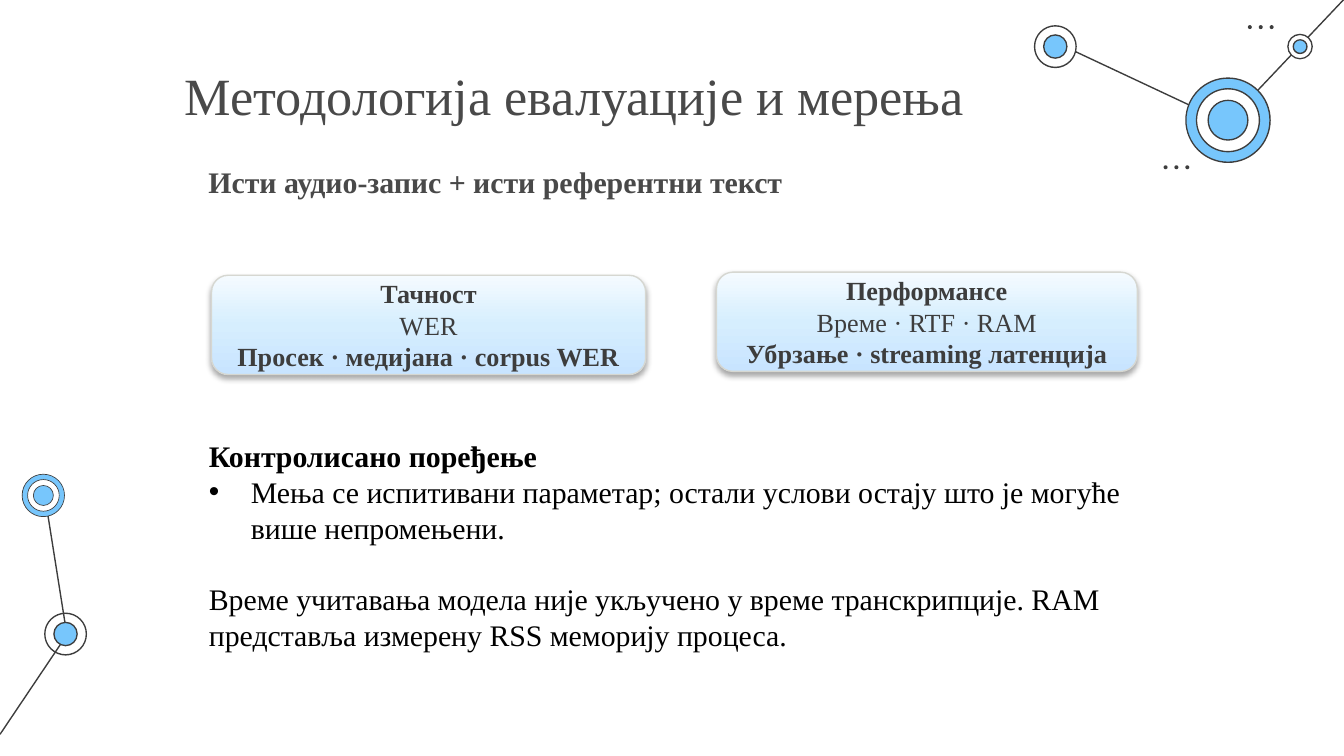
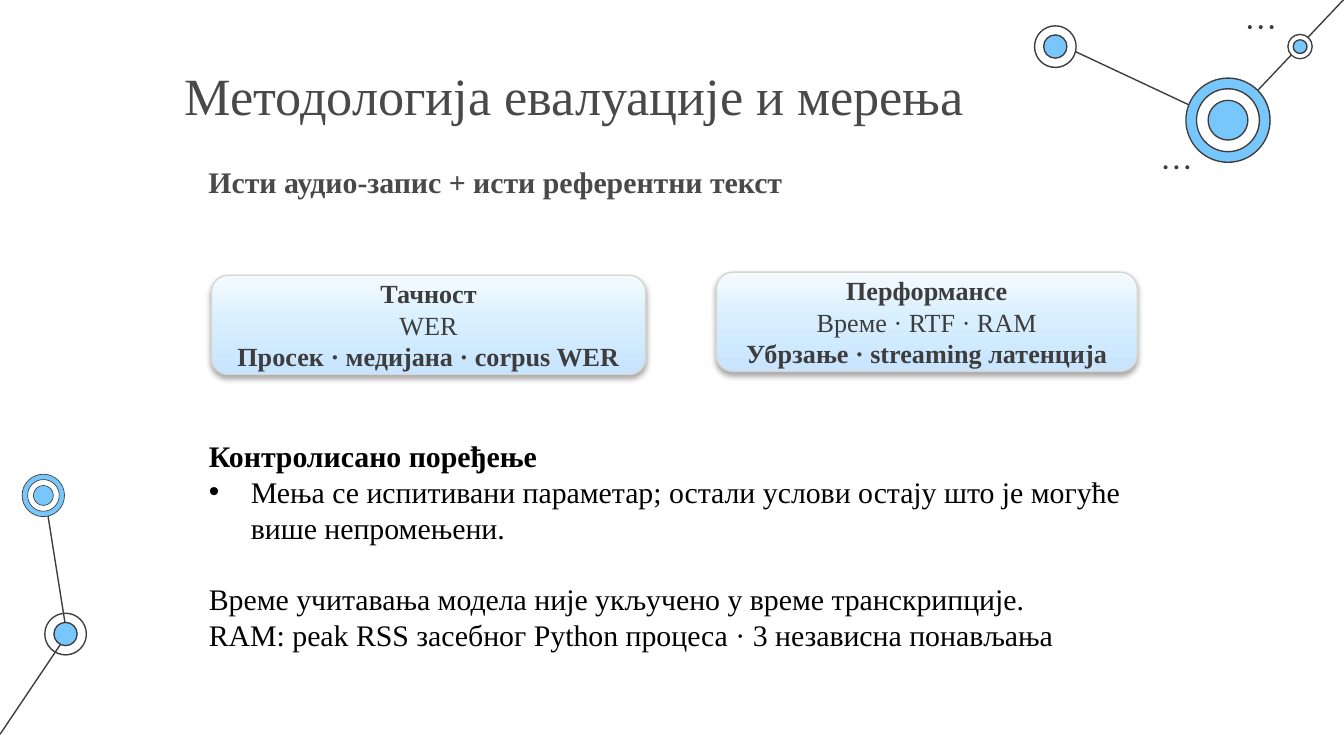
Before and after one commit to Sajko01/serbian-whisper-asr-optimization, a slide deck: slide 16 of docs/2120_Aleksandar_Jovanovic_Master_Rad.pptx. Drawn at 1344x756 pixels with LibreOffice and Linux fonts; fonts in the diff are those of the drawing. Boxes give left, top, right and bottom in pixels: in the first picture for what was removed or moved away, otherwise in the second. Text is boxed around its words. In the diff, an @@ line names an element or a change of style, - is before the commit and + after.

```diff
--- a/docs/2120_Aleksandar_Jovanovic_Master_Rad.pptx
+++ b/docs/2120_Aleksandar_Jovanovic_Master_Rad.pptx
@@ text at (209, 590, 1053, 652): text changed @@
-Време учитавања модела није укључено у време транскрипције. RAM представља измерену RSS меморију процеса.
+Време учитавања модела није укључено у време транскрипције.
+RAM: peak RSS засебног Python процеса · 3 независна понављања
```
Also in this commit, not shown: 24 other slides changed, 3 slides added, 10 other files.
